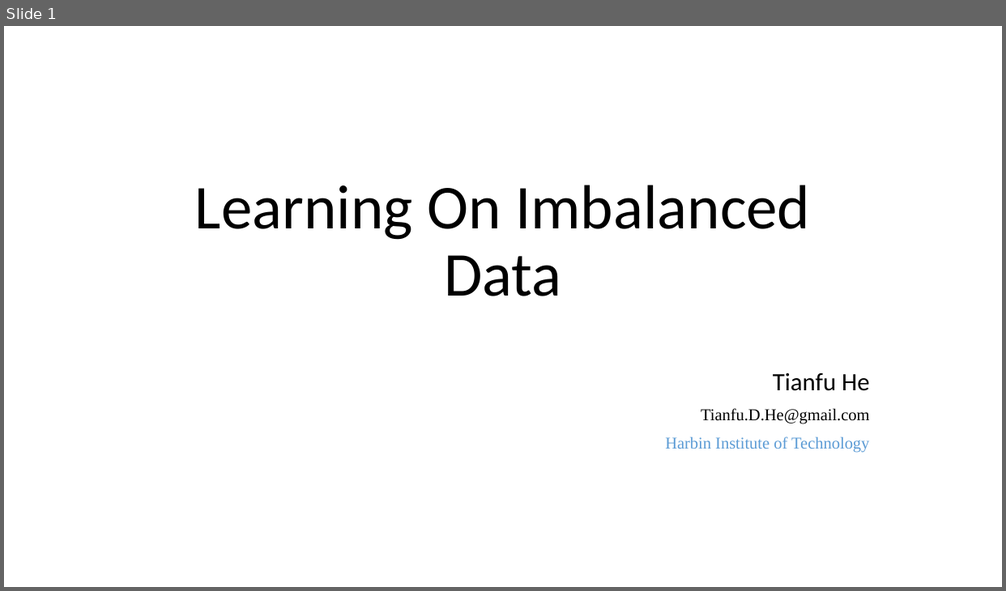
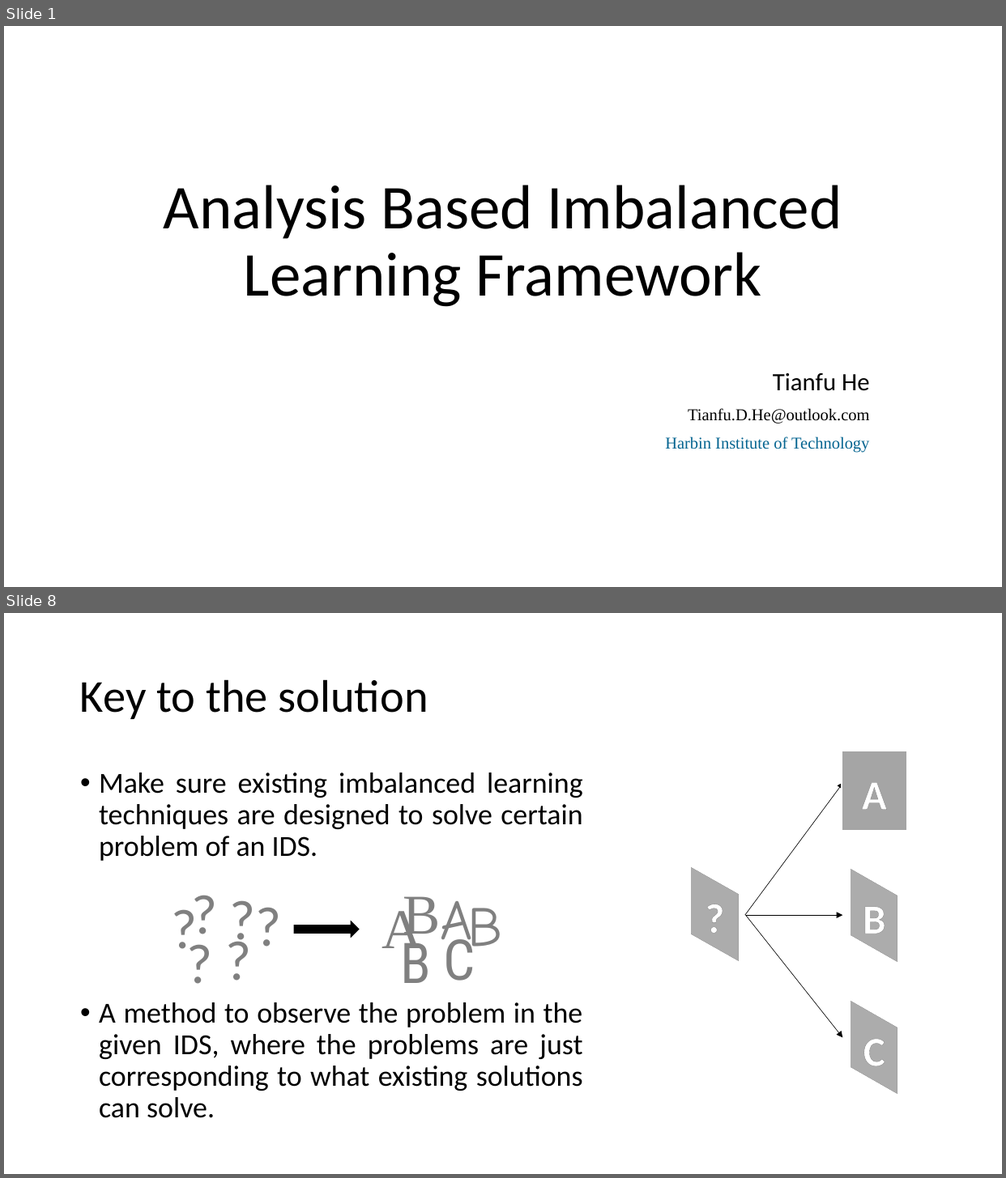
Before and after one commit to RKDSOne/ids, a slide deck: slides&notes/Learning on imbalanced data.pptx. Shown one above the other, each under a label of ours: slide 1 before the commit, slides 1 and 8 after it; the slides between them are not shown. The pictures are 1006x591 and 1006x1178 pixels, drawn with LibreOffice and Linux fonts; fonts in the diff are those of the drawing. Boxes give left, top, right and bottom in pixels: in the first picture for what was removed or moved away, otherwise in the second. Text is boxed around its words. In the diff, an @@ line names an element or a change of style, - is before the commit and + after.

```diff
--- a/slides&notes/Learning on imbalanced data.pptx
+++ b/slides&notes/Learning on imbalanced data.pptx
@@ slide 8 added at [4, 613, 1002, 1174], background #FFFFFF @@
@@ text added at [80, 679, 428, 719], 44 pt, text #000000 @@
+Key to the solution
@@ rectangle added at [842, 751, 908, 831], fill #A5A5A5, outline #FFFFFF 1.5 pt @@
@@ text added at [99, 773, 583, 1118], 28 pt, text #000000 @@
+• Make sure existing imbalanced learning techniques are designed to solve certain problem of an IDS.
+• A method to observe the problem in the given IDS, where the problems are just corresponding to what existing solutions can solve.
@@ arrow added from (745, 915) to (843, 783), #000000 0.5 pt @@
@@ text added at [862, 783, 887, 809], 40 pt, text #FFFFFF, bold @@
+A
@@ rectangle added at [682, 875, 748, 954], fill #A5A5A5, outline #FFFFFF 1.5 pt @@
@@ rectangle added at [842, 875, 908, 955], fill #A5A5A5, outline #FFFFFF 1.5 pt @@
@@ group added at [164, 875, 502, 985]: 12 texts, 1 right arrow @@
+?
+?
+?
+?
+?
+?
+B
+B
+B
+C
+A
+A
@@ text added at [698, 888, 732, 945], 40 pt, text #FFFFFF, bold @@
+?
@@ arrow added from (746, 915) to (843, 915), #000000 0.5 pt @@
@@ arrow added from (746, 915) to (843, 1038), #000000 0.5 pt @@
@@ text added at [863, 907, 886, 943], 40 pt, text #FFFFFF, bold @@
+B
@@ rectangle added at [842, 1007, 908, 1088], fill #A5A5A5, outline #FFFFFF 1.5 pt @@
@@ text added at [863, 1039, 885, 1076], 40 pt, text #FFFFFF, bold @@
+C
@@ slide 1 changed as well @@
@@ title at [164, 185, 842, 307]: text changed @@
-Learning On Imbalanced Data
+Analysis Based Imbalanced Learning Framework
@@ subtitle at [688, 408, 869, 424]: text changed @@
-Tianfu.D.He@gmail.com
+Tianfu.D.He@outlook.com
@@ subtitle at [665, 437, 869, 453]: text colour #5B9BD5 to #046490 in "Harbin Institute of Technology" @@
```
Also in this commit, not shown: 1 other slide changed, 16 other slides added, 1 slide removed, 4 other files.
